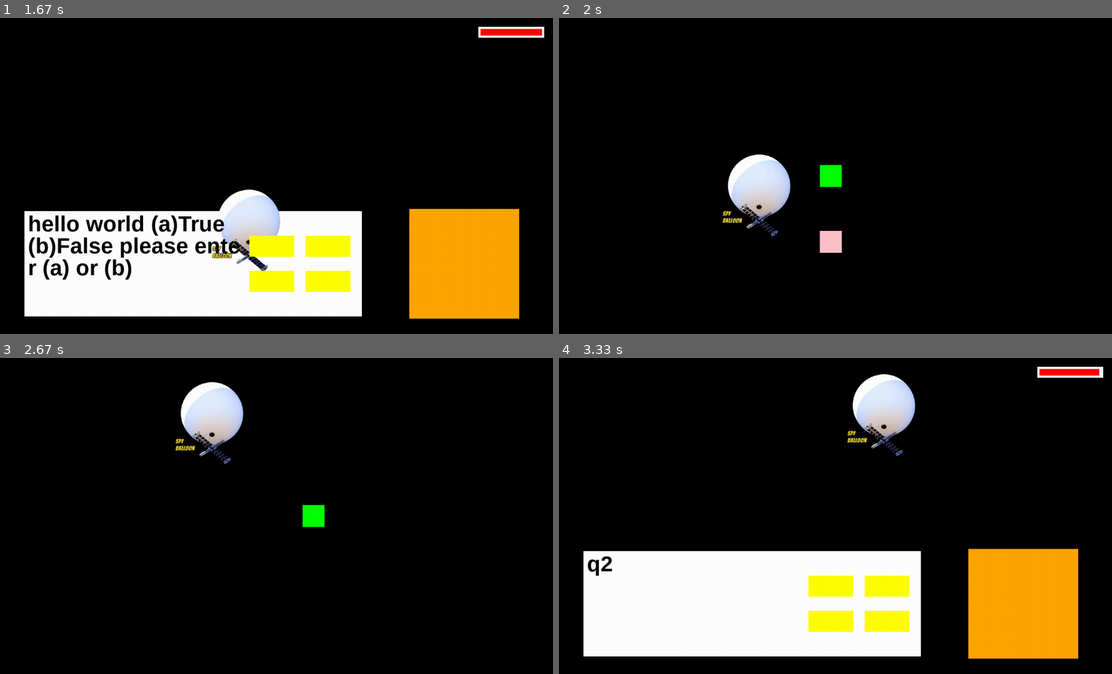
Above: before the commit, frames 1-4 (two rows, left to right).
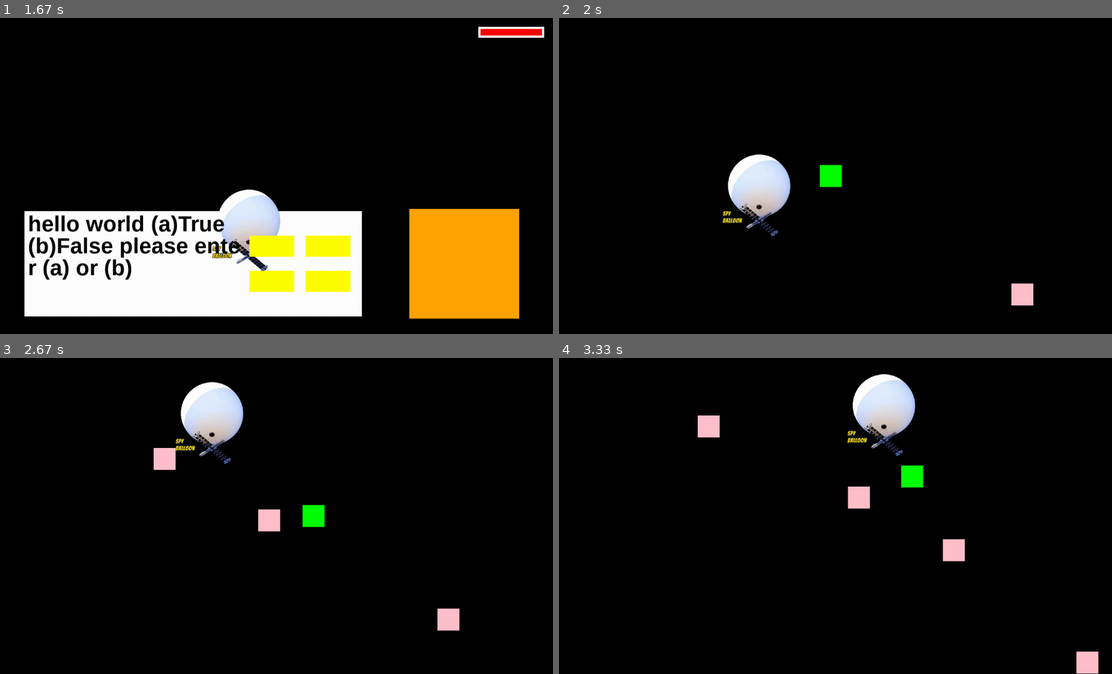
Above: after the commit, the same moments.

Repository: hsiang086/crc-static-exhibition
Game: pygame game, started from main/third_scene.py
Same seed, same stepped clock (60 frames per second), same inputs: the game is played once before the commit and once after it.
Inputs (mouse positions are in pixels of both pictures, inside the frame that each line leads up to):
- Up to frame 1 (1.67 s): tap Space at 0.33 s
- Up to frame 2 (2 s): click (829, 245) at 1.72 s
- Up to frame 3 (2.67 s): tap Space at 2, 2.4 s; hold Right from 2.33 s (still down)
- Up to frame 4 (3.33 s): tap Space at 2.7, 2.9, 3.23 s; release Right at 2.8 s; hold Up 2.83-3.13 s; hold Right from 3.17 s (still down)

Frame 1 is identical in both runs. In frame 2, 0.6% of the frame differs, in the area x 47-86%, y 67-92%; in frame 3, 0.9%; in frame 4, 29%, in the area x 4-99%, y 2-100%.

Commit message:
modify Bullet

Diff:
--- a/main/third_scene.py
+++ b/main/third_scene.py
@@ -15,10 +15,11 @@
     global questions
     global question_scene
     global question_background, player
+    global balloon
 
     global shooting_scene
     global aim
-    global bullet
+    # global bullet
 
     global text_size
     global font
@@ -59,37 +60,43 @@
 
     shooting_scene = pygame.sprite.Group()
     aim = Aim()
-    bullet = Bullet()
-    shooting_scene.add(balloon, aim, bullet)
+    # bullet = Bullet()
+    shooting_scene.add(balloon, aim)
 
 
 class Bullet(pygame.sprite.Sprite):
     def __init__(self):
         super().__init__()
+        print(1)
         self.image = pygame.Surface((50, 50))
         self.image.fill("pink")
-        self.x = WIDTH / 2
+        self.x = WIDTH
         self.y = HEIGHT + 30
         self.rect = self.image.get_rect()
         self.rect.center = (self.x, self.y)
         self.speed = 20
-
-    def reset(self):
-        self.rect.centery = self.y
-
-    def update(self):
-        global bullet_bool
-        if bullet_bool:
-            self.rect.centery -= self.speed
-            #print(self.rect.centery)
-            if self.rect.centery <= 0:
-                bullet_bool = False
-                self.reset()
-        else:
-            global aim_x
-            self.rect.centerx = aim_x
-            self.reset()
-            #print(self.rect.centerx)
+        self.aim_bullet_length = pow(pow(aim.rect.centerx - self.rect.centerx, 2) + pow(aim.rect.centery - self.rect.centery, 2), 0.5)
+        self.x_move = abs(aim.rect.centerx - self.rect.centerx) / self.aim_bullet_length * self.speed
+        self.y_move = abs(aim.rect.centery - self.rect.centery) / self.aim_bullet_length * self.speed
+
+    def update(self):
+        self.rect.centerx -= self.x_move
+        self.rect.centery -= self.y_move
+
+    # def reset(self):
+    #     self.rect.centery = self.y
+
+    # def update(self):
+    #     global bullet_bool
+    #     if bullet_bool:
+    #         #print(self.rect.centery)
+    #         if self.rect.centery <= 0:
+    #             bullet_bool = False
+    #             self.reset()
+    #     else:
+    #         self.rect.centerx = aim.rect.centerx
+    #         self.reset()
+    #         #print(self.rect.centerx)
 
 class Aim(pygame.sprite.Sprite):
     def __init__(self):
@@ -101,8 +108,6 @@
         self.rect.centerx = x_center
         self.rect.centery = y_center
     def update(self):
-        global aim_x
-        aim_x = self.rect.centerx
         key = pygame.key.get_pressed()
         if (key[pygame.K_w] or key[pygame.K_UP]) and 0 <= self.rect.center[1]:
             self.rect.centery -= self.speed
@@ -137,6 +142,9 @@
         #
         self.movetriangle_bool = not self.movecircle_bool
 
+        self.bullet_is_flying = False
+        self.strike = False
+
     def circlemotion(self):
         theta_degree = self.theta * 2 * pi / 360
         costheta, sintheta = cos(theta_degree), sin(theta_degree)
@@ -191,19 +199,32 @@
             if event.type == pygame.KEYDOWN:
                 if event.key == pygame.K_m:
                     self.check = True
-                if event.key == pygame.K_SPACE : #and self.rect.collidepoint(bullet.rect.center):
+                if event.key == pygame.K_SPACE: #and self.rect.collidepoint(bullet.rect.center):
                     #decrease_bool = True
-
-                    bullet_bool = True
-                if self.rect.collidepoint(bullet.rect.center):
-                    print("balloon",self.rect.center)
-                    print("bullet",bullet.rect.center)
-                    print("hellllllllllppppppppp!!!!!!!")
-                    bullet_bool = False
-                    self.change = not self.change
-                    decrease_bool = True
-                    global shooting
-                    shooting = not shooting
+                    global bullet
+                    bullet = Bullet()
+                    shooting_scene.add(bullet)
+                    self.bullet_is_flying = True
+        if self.bullet_is_flying:
+            if self.rect.collidepoint(bullet.rect.center) and not self.strike:
+                self.strike = True
+                shooting_scene.remove(bullet)
+                self.change = not self.change
+                decrease_bool = True
+                global shooting
+                shooting = not shooting
+
+
+                #     bullet_bool = True
+                # if self.rect.collidepoint(bullet.rect.center):
+                #     print("balloon",self.rect.center)
+                #     print("bullet",bullet.rect.center)
+                #     print("hellllllllllppppppppp!!!!!!!")
+                #     bullet_bool = False
+                #     self.change = not self.change
+                #     decrease_bool = True
+                #     global shooting
+                #     shooting = not shooting
 
         if self.check:
             rand_num = random.randint(0,1)
@@ -305,9 +326,10 @@
             if event.type == pygame.MOUSEBUTTONUP and self.rect.collidepoint(pygame.mouse.get_pos()):
                 if questions['answer'][0] == self.num:
                     print('Y')
-                    global shooting ,q
+                    global shooting, q
                     q += 1
                     shooting = not shooting
+                    balloon.strike = False
                 else:
                     print('N')
 
